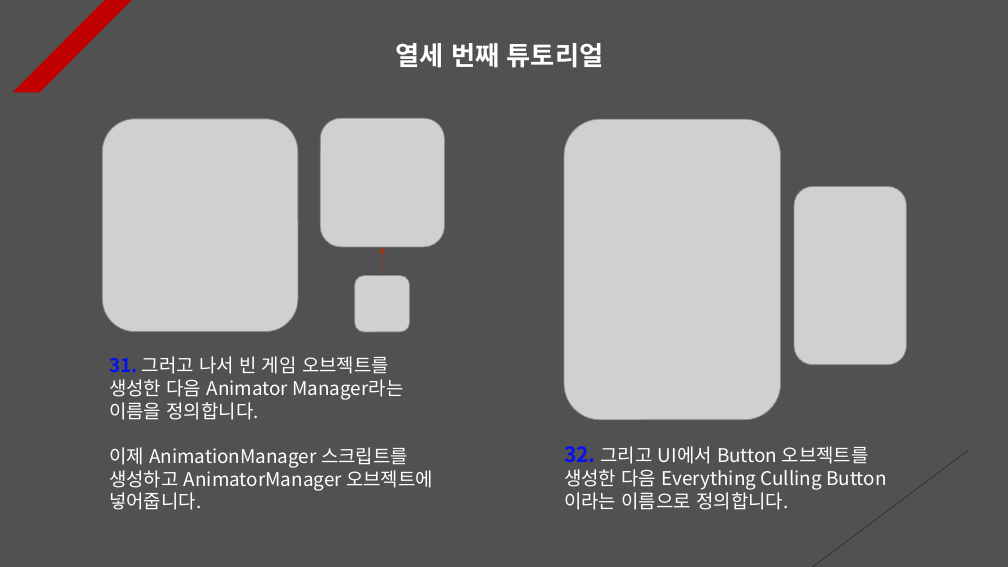
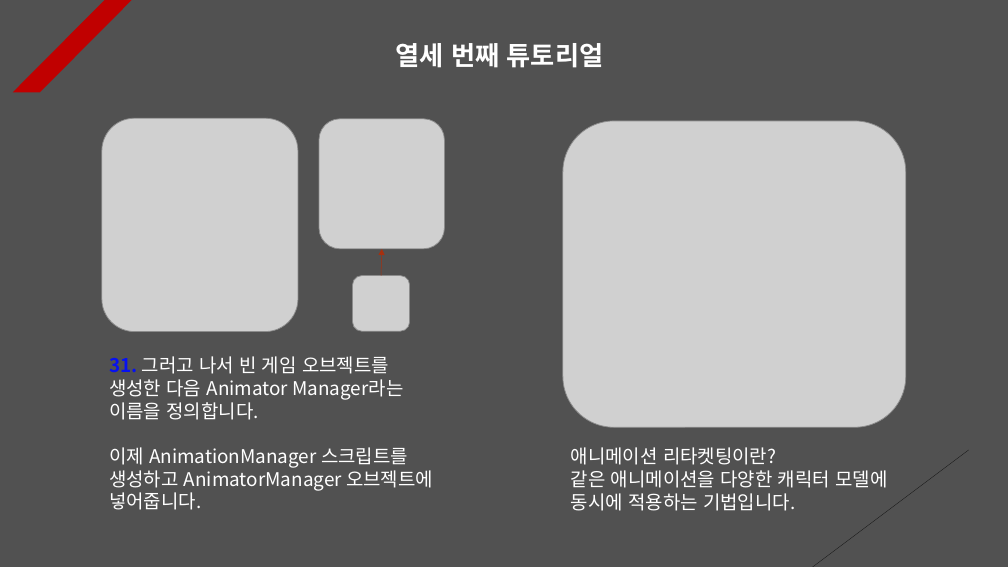
Before and after one commit to Unity2033/3D-UnityEngine, a slide deck: slide 13 of Assets/Class/Animation Retargeting/PPT Data/Animation Retargeting Example.pptx. Drawn at 1008x567 pixels with LibreOffice and Linux fonts; fonts in the diff are those of the drawing; grey boxes stand for pictures. Boxes give left, top, right and bottom in pixels: in the first picture for what was removed or moved away, otherwise in the second. Text is boxed around its words. In the diff, an @@ line names an element or a change of style, - is before the commit and + after.

```diff
--- a/Assets/Class/Animation Retargeting/PPT Data/Animation Retargeting Example.pptx
+++ b/Assets/Class/Animation Retargeting/PPT Data/Animation Retargeting Example.pptx
@@ picture: place and size @@
-picture at bbox=[564, 119, 780, 420]
+picture at bbox=[563, 121, 907, 427]
@@ picture removed at bbox=[794, 187, 907, 365] @@
@@ text at bbox=[571, 447, 887, 511]: text changed @@
-32. 그리고 UI에서 Button 오브젝트를 생성한 다음 Everything Culling Button이라는 이름으로 정의합니다.
+애니메이션 리타켓팅이란?
+같은 애니메이션을 다양한 캐릭터 모델에 동시에 적용하는 기법입니다.
```
Also in this commit, not shown: 4 other slides changed, 2 slides added, 32 other files.
